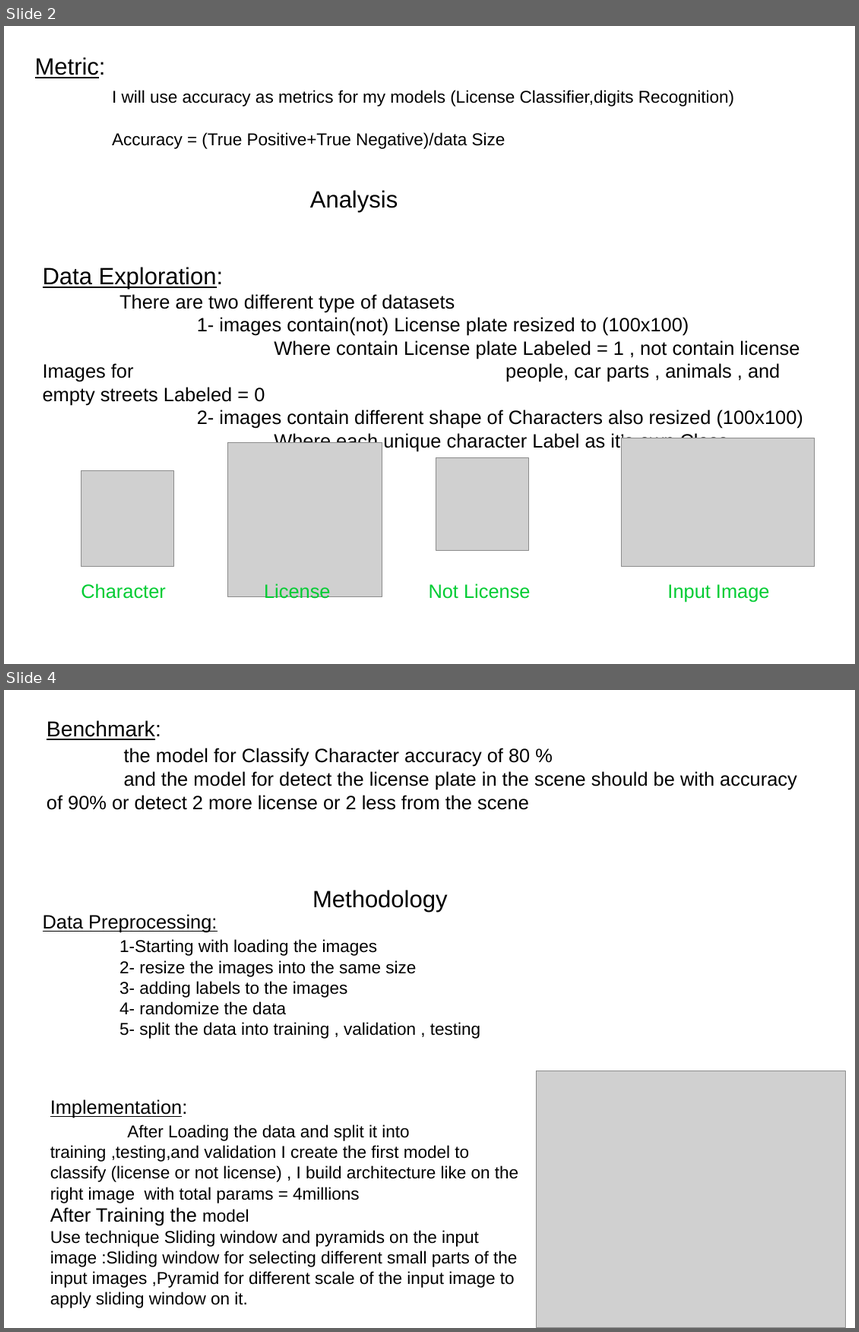
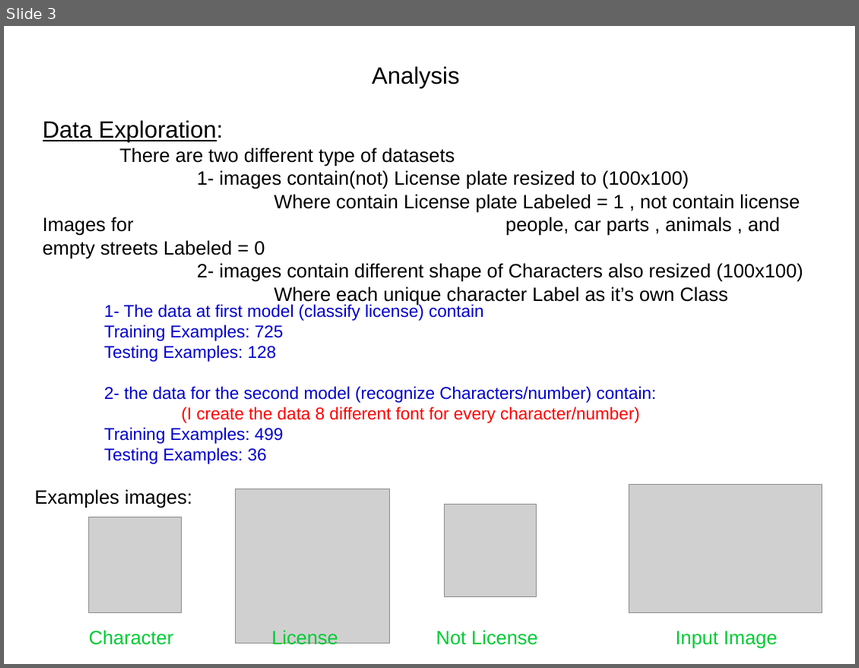
Before and after one commit to Gelboo/finalProject-LicencePlate-, a slide deck: project report.odp. Shown one above the other, each under a label of ours: slides 2 and 4 before the commit, slide 3 after it; the slides between them are not shown. The pictures are 859x1332 and 859x668 pixels, drawn with LibreOffice and Linux fonts; fonts in the diff are those of the drawing; grey boxes stand for pictures. Boxes give left, top, right and bottom in pixels: in the first picture for what was removed or moved away, otherwise in the second. Text is boxed around its words. In the diff, an @@ line names an element or a change of style, - is before the commit and + after.

Commit message:
After Review

```diff
--- a/project report.odp
+++ b/project report.odp
@@ slide 4 removed at box(4, 690, 855, 1328), background #FFFFFF @@
@@ title removed at box(47, 720, 797, 810) @@
-Benchmark:
-the model for Classify Character accuracy of 80 %
-and the model for detect the license plate in the scene should be with accuracy of 90% or detect 2 more license or 2 less from the scene
@@ text removed at box(313, 890, 447, 913) @@
-Methodology
@@ text removed at box(43, 914, 481, 1039) @@
-Data Preprocessing:
-1-Starting with loading the images
-2- resize the images into the same size
-3- adding labels to the images
-4- randomize the data
-5- split the data into training , validation , testing
@@ picture removed at box(537, 1071, 846, 1328) @@
@@ text removed at box(50, 1100, 519, 1309) @@
-Implementation:
-After Loading the data and split it into training ,testing,and validation I create the first model to classify (license or not license) , I build architecture like on the right image with total params = 4millions
-After Training the model
-Use technique Sliding window and pyramids on the input image :Sliding window for selecting different small parts of the input images ,Pyramid for different scale of the input image to apply sliding window on it.
@@ what was slide 2 is now slide 3 @@
@@ slide 3 changed as well @@
@@ title removed at box(35, 57, 734, 149) @@
-Metric:
-I will use accuracy as metrics for my models (License Classifier,digits Recognition)
-Accuracy = (True Positive+True Negative)/data Size
@@ text "Analysis": place and size @@
-text "Analysis" at box(310, 190, 398, 212)
+text "Analysis" at box(372, 66, 459, 89)
@@ text "Data Exploration:": place and size @@
-text "Data Exploration:" at box(43, 267, 804, 452)
+text "Data Exploration:" at box(43, 120, 804, 305)
@@ text added at box(104, 303, 657, 465), 16 pt, text #0000CC @@
+1- The data at first model (classify license) contain
+Training Examples: 725
+Testing Examples: 128
+2- the data for the second model (recognize Characters/number) contain:
+(I create the data 8 different font for every character/number)
+Training Examples: 499
+Testing Examples: 36
@@ text added at box(34, 490, 192, 509), 18 pt, text #000000 @@
+Examples images:
@@ 4 pictures, 4 texts: place and size @@
-4 pictures, 4 texts at box(81, 439, 815, 603)
+4 pictures, 4 texts at box(89, 485, 823, 649)
```
Also in this commit, not shown: 2 other slides changed, 10 slides added, 3 other slides removed, 10 other files.
